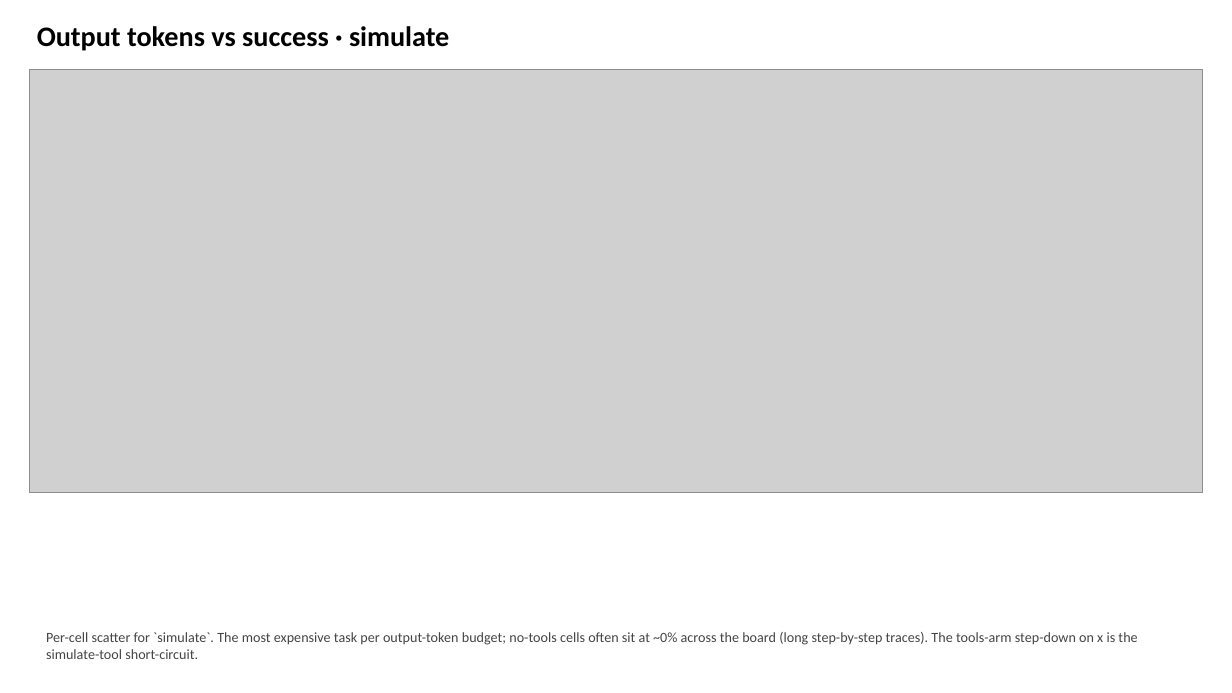
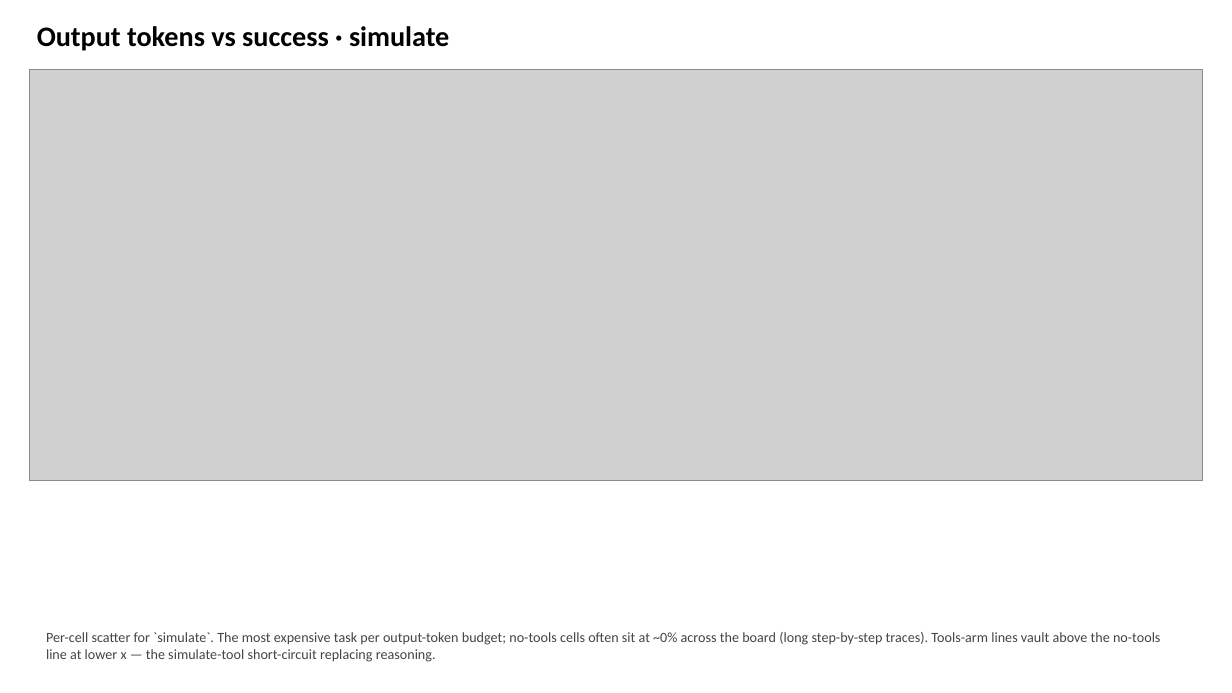
Before and after one commit to SPL-BGU/pddl-copilot-experiments, a slide deck: slide 25 of checkpoints/sweep5-live/pddl_copilot_sweep5_live.pptx. Drawn at 1232x693 pixels with LibreOffice and Linux fonts; fonts in the diff are those of the drawing; grey boxes stand for pictures. Boxes give left, top, right and bottom in pixels: in the first picture for what was removed or moved away, otherwise in the second. Text is boxed around its words. In the diff, an @@ line names an element or a change of style, - is before the commit and + after.

Commit message:
analyzer: add tokens-vs-success per-cell scatter slides to deck
Five new slides (one per task) plot median completion tokens vs success%
on a 1x2 (think off/on) grid. Color = arm, marker shape = model; per-arm
lines connect models sorted by x so each line traces the within-arm
correlation between cell verbosity and success across model sizes.

Per-cell aggregation avoids the within-cell difficulty + truncation-cliff
confounds of a binned-by-token curve. Wilson 95% CIs on success%; medians
reuse the existing _completion_median path so the new slides stay
consistent with the bar-chart token slides.

```diff
--- a/checkpoints/sweep5-live/pddl_copilot_sweep5_live.pptx
+++ b/checkpoints/sweep5-live/pddl_copilot_sweep5_live.pptx
@@ picture: place and size @@
-picture at (30, 69, 1203, 493)
+picture at (30, 69, 1203, 481)
@@ text at (46, 632, 1160, 662): text changed @@
-Per-cell scatter for `simulate`. The most expensive task per output-token budget; no-tools cells often sit at ~0% across the board (long step-by-step traces). The tools-arm step-down on x is the simulate-tool short-circuit.
+Per-cell scatter for `simulate`. The most expensive task per output-token budget; no-tools cells often sit at ~0% across the board (long step-by-step traces). Tools-arm lines vault above the no-tools line at lower x — the simulate-tool short-circuit replacing reasoning.
```
Also in this commit, not shown: 4 other slides changed, 1 other file.
